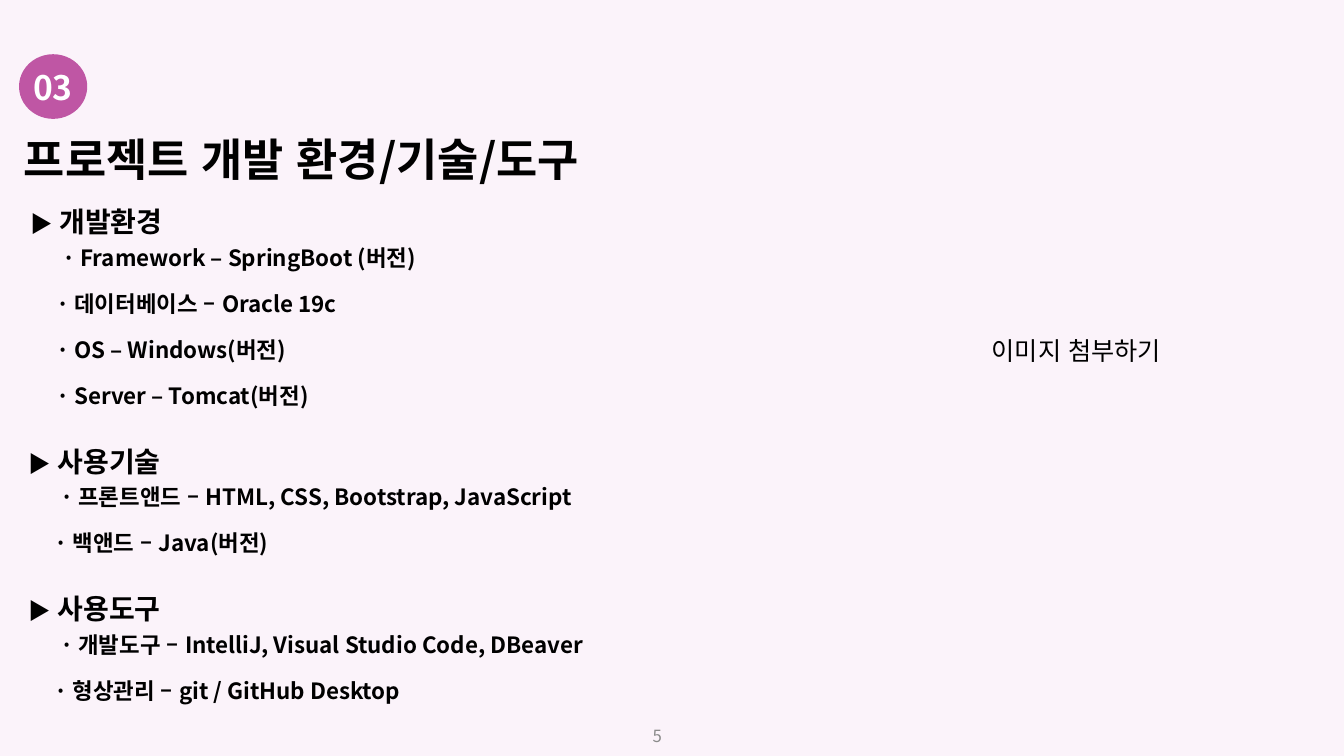
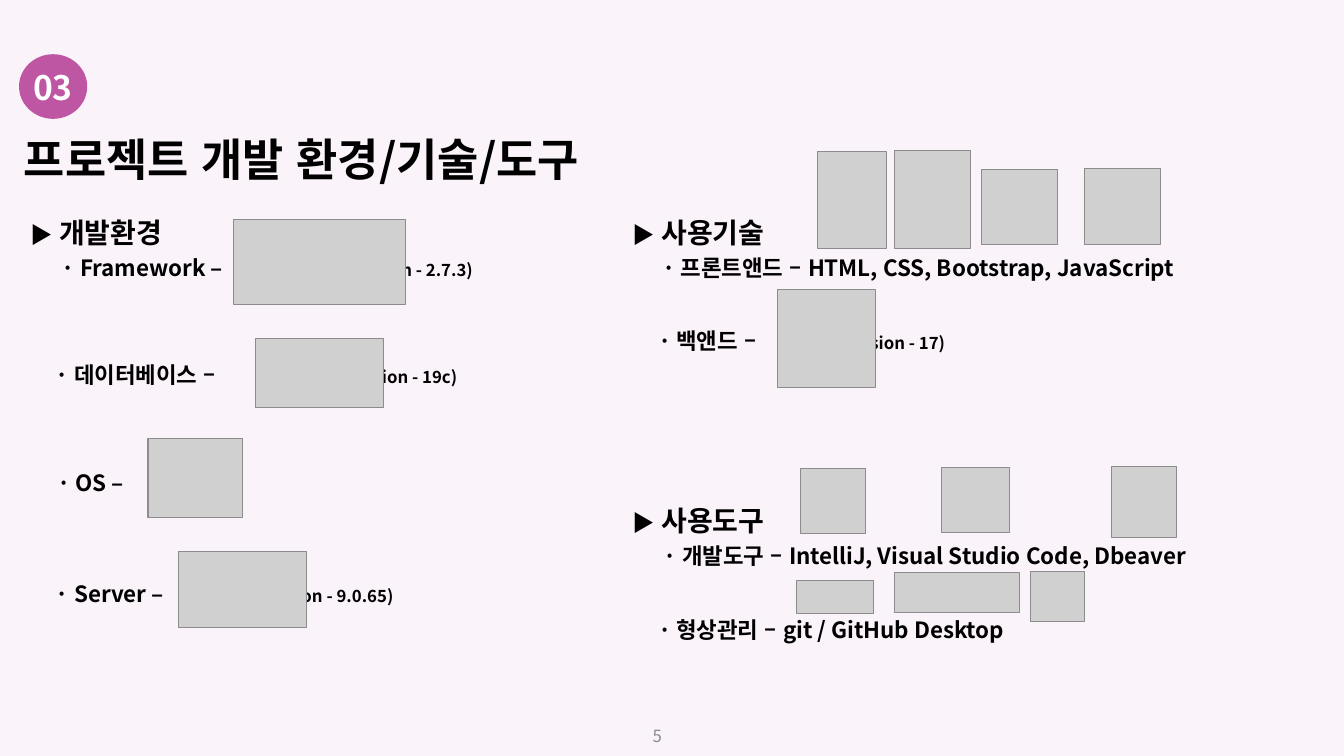
Before and after one commit to martket-berry/Teamproject, a slide deck: slide 5 of MartketMerry/documents/MarketMerry_portfolio.pptx. Drawn at 1344x756 pixels with LibreOffice and Linux fonts; fonts in the diff are those of the drawing; grey boxes stand for pictures. Boxes give left, top, right and bottom in pixels: in the first picture for what was removed or moved away, otherwise in the second. Text is boxed around its words. In the diff, an @@ line names an element or a change of style, - is before the commit and + after.

```diff
--- a/MartketMerry/documents/MarketMerry_portfolio.pptx
+++ b/MartketMerry/documents/MarketMerry_portfolio.pptx
@@ picture added at box(818, 152, 886, 249) @@
@@ picture added at box(894, 150, 970, 248) @@
@@ picture added at box(982, 169, 1058, 245) @@
@@ picture added at box(1085, 169, 1160, 245) @@
@@ text "▶ 사용기술 · 프론트앤드 – ...": place and size @@
-text "▶ 사용기술 · 프론트앤드 – ..." at box(57, 448, 572, 556)
+text "▶ 사용기술 · 프론트앤드 – ..." at box(661, 219, 1174, 354)
@@ text at box(59, 219, 473, 607): text changed; size 16 to 12 pt @@
-▶ 개발환경
-· Framework – SpringBoot (버전)
-· 데이터베이스 – Oracle 19c
-· OS – Windows(버전)
-· Server – Tomcat(버전)
+▶ 개발환경
+· Framework – (version - 2.7.3)
+· 데이터베이스 – (version - 19c)
+· OS –
+· Server – (version - 9.0.65)
@@ picture added at box(234, 220, 406, 304) @@
@@ picture added at box(777, 289, 875, 387) @@
@@ picture added at box(256, 339, 384, 407) @@
@@ text at box(676, 330, 945, 354): text changed; size 16 to 12 pt @@
-· 백앤드 – Java(버전)
+· 백앤드 – (version - 17)
@@ text removed at box(992, 339, 1161, 362) @@
-이미지 첨부하기
@@ picture added at box(148, 439, 243, 517) @@
@@ picture added at box(801, 469, 865, 534) @@
@@ picture added at box(942, 468, 1009, 533) @@
@@ picture added at box(1112, 467, 1177, 538) @@
@@ text "▶ 사용도구 · 개발도구 – ...": place and size @@
-text "▶ 사용도구 · 개발도구 – ..." at box(57, 595, 583, 704)
+text "▶ 사용도구 · 개발도구 – ..." at box(661, 507, 1186, 643)
@@ text at box(661, 507, 1186, 569): text changed @@
-▶ 사용도구
-· 개발도구 – IntelliJ, Visual Studio Code, DBeaver
+▶ 사용도구
+· 개발도구 – IntelliJ, Visual Studio Code, Dbeaver
@@ picture added at box(178, 552, 307, 628) @@
@@ picture added at box(798, 581, 874, 614) @@
@@ picture added at box(895, 573, 1020, 613) @@
@@ picture added at box(1031, 572, 1085, 622) @@
```
Also in this commit, not shown: 5 other slides changed.
